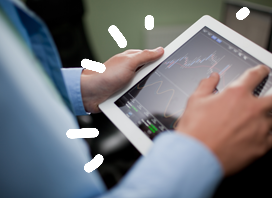
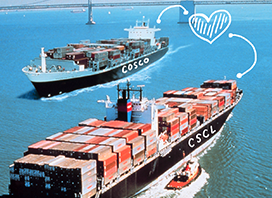
Layer changes from the first 272 x 198 image to the second:
added layer "Layer 13" above "Layer 12" over [0, 0, 272, 198]
added layer "Layer 12" above "Layer 11" over [0, 2, 272, 196]
